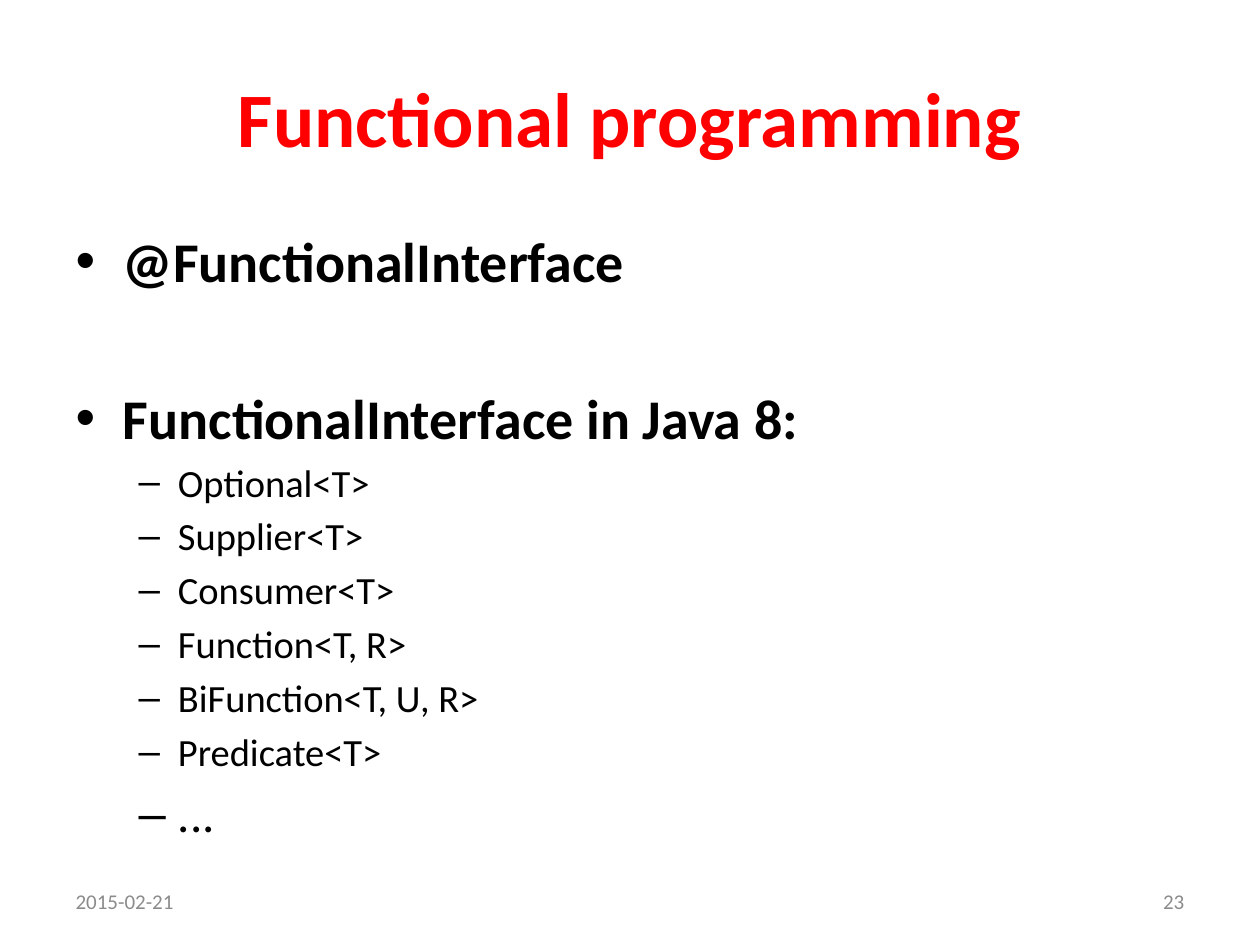
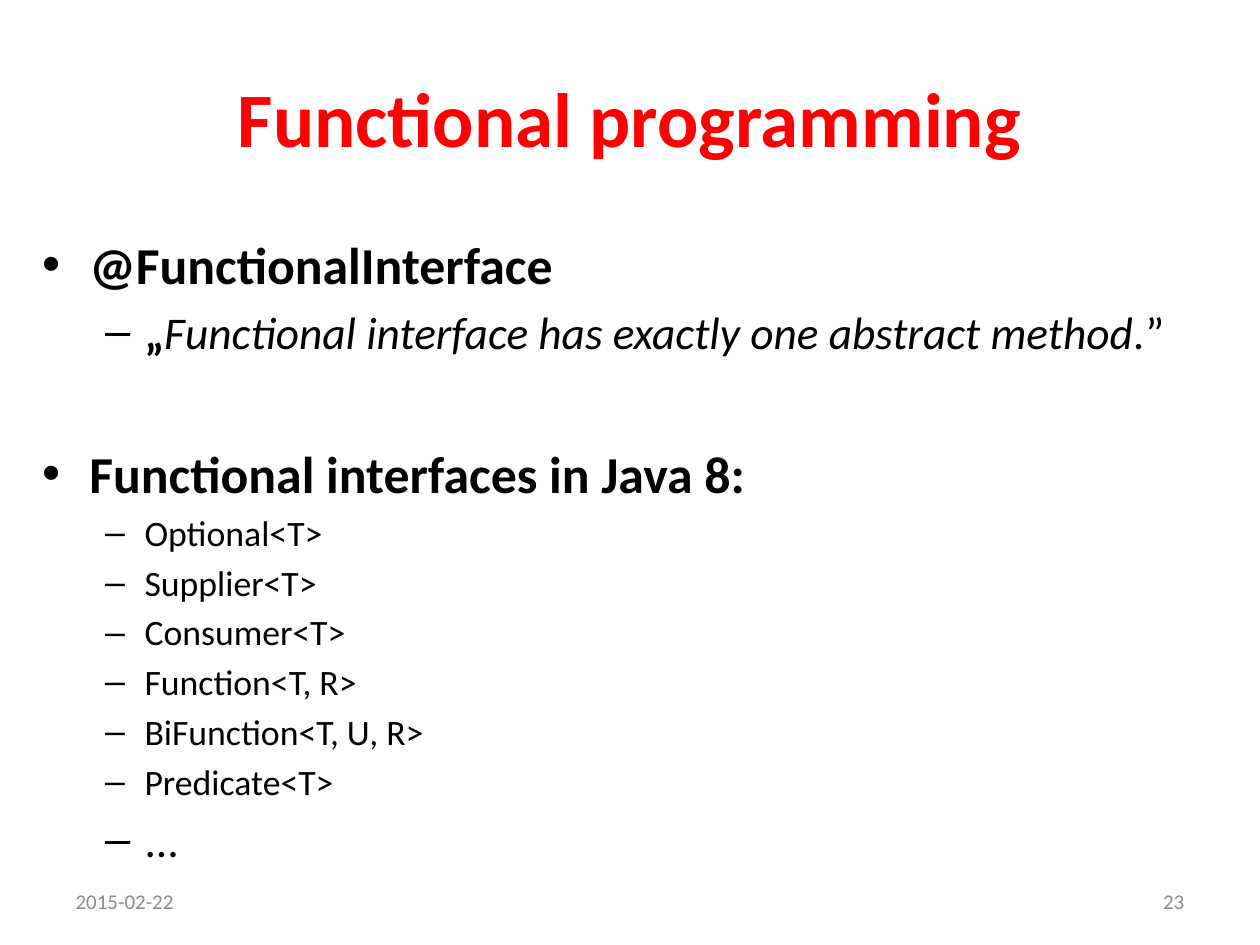
Before and after one commit to p-zalejko/jug_java8, a slide deck: slide 23 of jug.zg.java8/Java 8_prezentacja.ppsx. Drawn at 1260x945 pixels with LibreOffice and Linux fonts; fonts in the diff are those of the drawing. Boxes give left, top, right and bottom in pixels: in the first picture for what was removed or moved away, otherwise in the second. Text is boxed around its words. In the diff, an @@ line names an element or a change of style, - is before the commit and + after.

```diff
--- a/jug.zg.java8/Java 8_prezentacja.ppsx
+++ b/jug.zg.java8/Java 8_prezentacja.ppsx
@@ text "@FunctionalInterface": place and size @@
-text "@FunctionalInterface" at [123,242,798,767]
+text "@FunctionalInterface" at [89,247,1165,796]
@@ text at [89,247,552,796]: size 32 to 29.6 pt in "@FunctionalInterface"; size 22 to 20.4 pt in "Optional<T>", "Supplier<T>", "Consumer<T>", "Function<T, R>" and 2 more places; size 28 to 25.9 pt in "..." @@
@@ text at [89,317,1165,494]: text changed; size 32 to 25.9 pt; bold off; italic on @@
-• FunctionalInterface in Java 8:
+  – „Functional interface has exactly one abstract method.”
+• Functional interfaces in Java 8:
@@ text at [76,895,174,909]: text changed @@
-2015-02-21
+2015-02-22
```
Also in this commit, not shown: 29 other slides changed, 12 other files.
